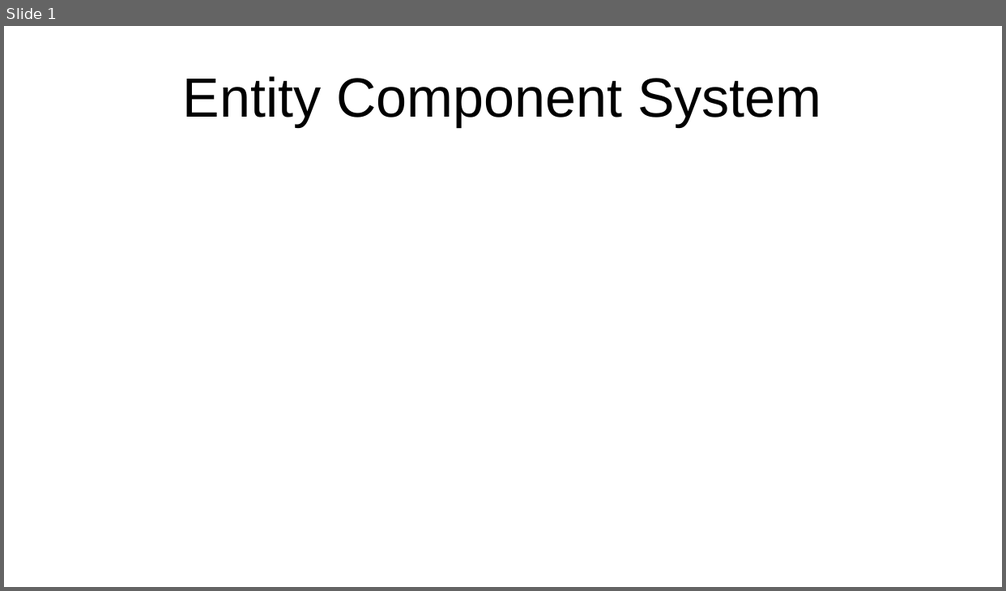
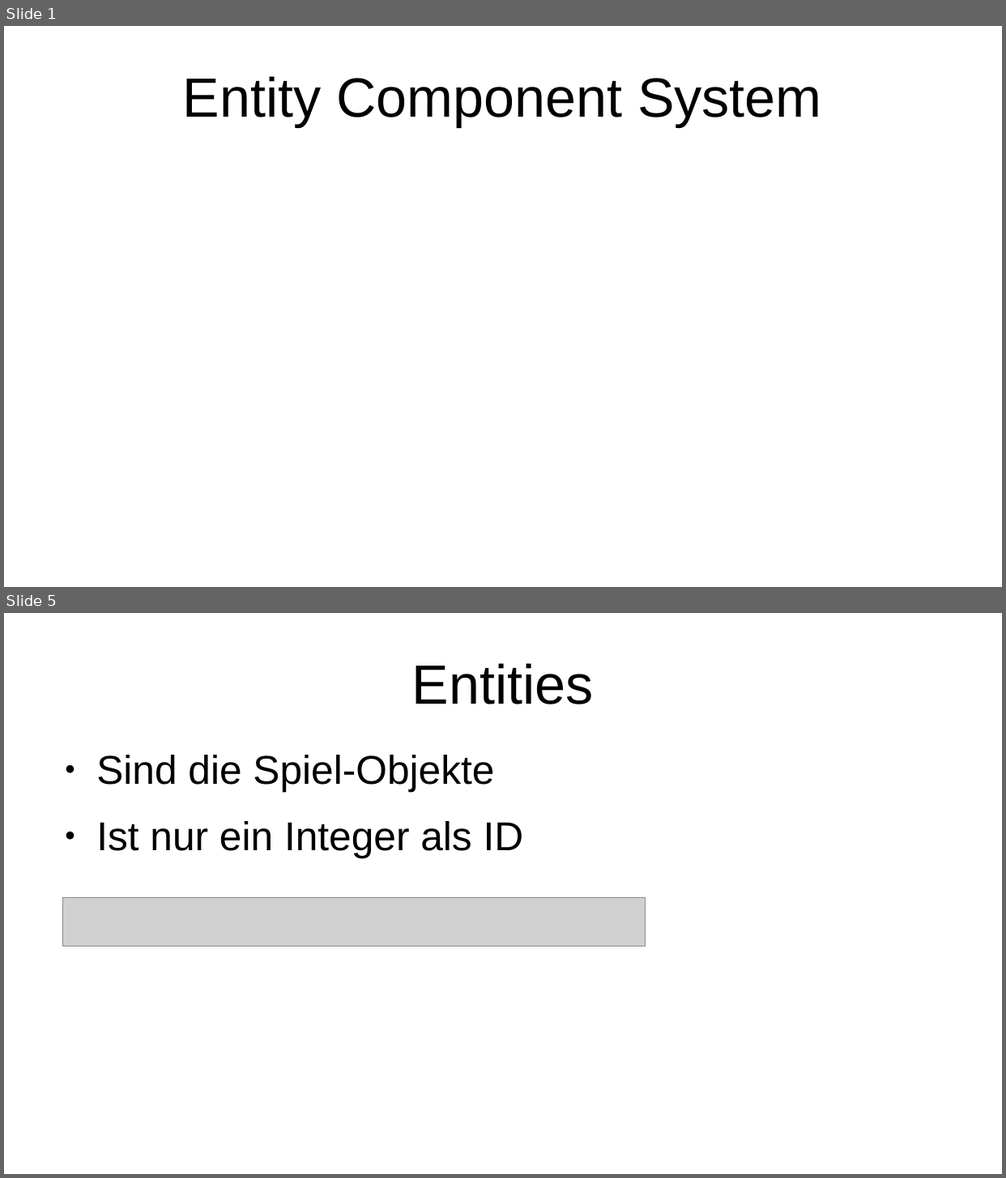
Before and after one commit to AcaciusFaelan/ecs, a slide deck: doc/ecs_presentation.odp. Shown one above the other, each under a label of ours: slide 1 before the commit, slides 1 and 5 after it; the slides between them are not shown. The pictures are 1006x591 and 1006x1178 pixels, drawn with LibreOffice and Linux fonts; fonts in the diff are those of the drawing; grey boxes stand for pictures. Boxes give left, top, right and bottom in pixels: in the first picture for what was removed or moved away, otherwise in the second. Text is boxed around its words. In the diff, an @@ line names an element or a change of style, - is before the commit and + after.

```diff
--- a/doc/ecs_presentation.odp
+++ b/doc/ecs_presentation.odp
@@ slide 5 added at [4, 613, 1002, 1174], background #FFFFFF @@
@@ title added at [412, 663, 594, 705], 44 pt, text #000000 @@
+Entities
@@ text added at [96, 755, 524, 858], 32 pt, text #000000 @@
+● Sind die Spiel-Objekte
+● Ist nur ein Integer als ID
@@ picture added at [63, 898, 646, 946] @@
```
Also in this commit, not shown: 1 slide changed, 15 other slides added, 1 slide removed, 6 other files.
